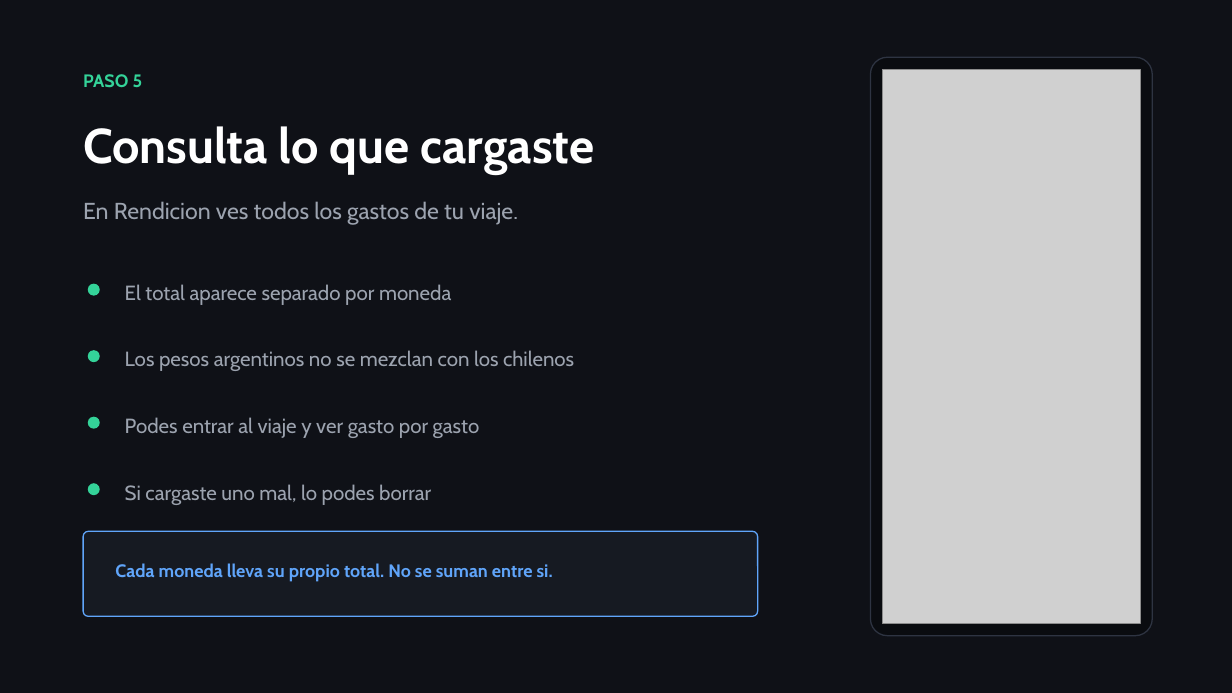
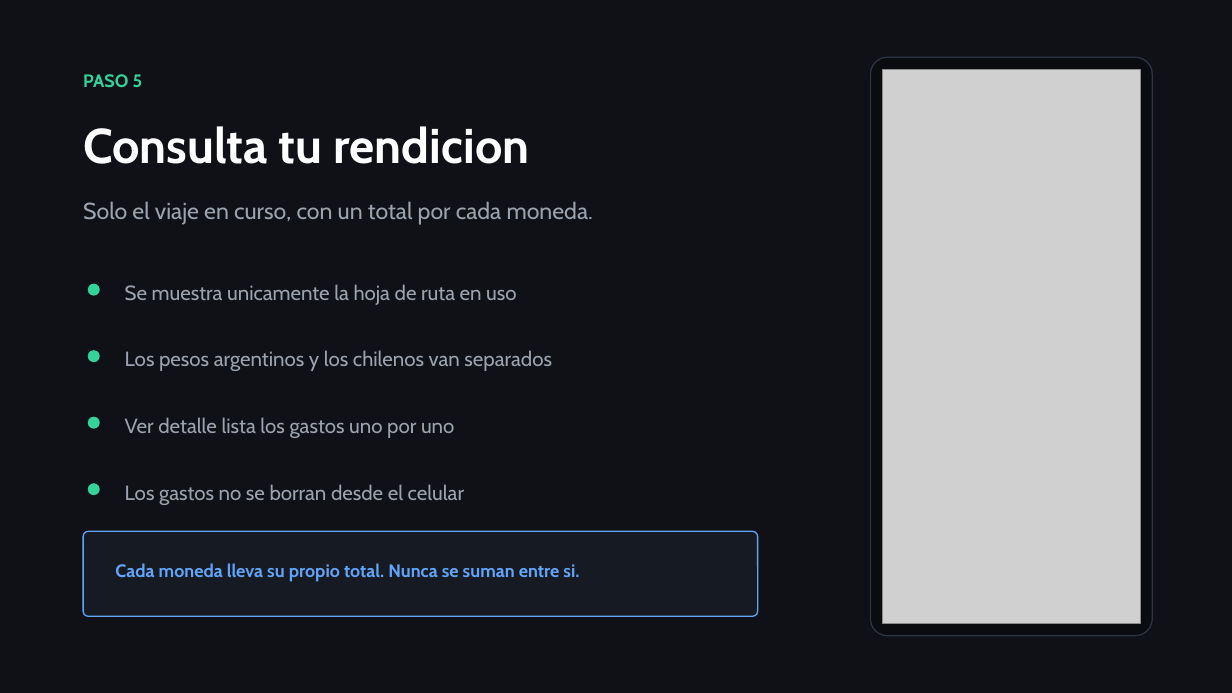
Before and after one commit to Dibiagi-I-D/Automatizacion-liquidacion-de-viajes, a slide deck: slide 8 of Gastos_Logistica_Capacitacion.pptx (slide 7 before the commit). Drawn at 1232x693 pixels with LibreOffice and Linux fonts; fonts in the diff are those of the drawing; grey boxes stand for pictures. Boxes give left, top, right and bottom in pixels: in the first picture for what was removed or moved away, otherwise in the second. Text is boxed around its words. In the diff, an @@ line names an element or a change of style, - is before the commit and + after.

```diff
--- a/Gastos_Logistica_Capacitacion.pptx
+++ b/Gastos_Logistica_Capacitacion.pptx
@@ text at (83, 126, 530, 164): text changed @@
-Consulta lo que cargaste
+Consulta tu rendicion
@@ text at (83, 201, 593, 225): text changed @@
-En Rendicion ves todos los gastos de tu viaje.
+Solo el viaje en curso, con un total por cada moneda.
@@ text at (125, 284, 516, 305): text changed @@
-El total aparece separado por moneda
+Se muestra unicamente la hoja de ruta en uso
@@ text at (125, 350, 552, 371): text changed @@
-Los pesos argentinos no se mezclan con los chilenos
+Los pesos argentinos y los chilenos van separados
@@ text at (125, 417, 454, 438): text changed @@
-Podes entrar al viaje y ver gasto por gasto
+Ver detalle lista los gastos uno por uno
@@ text at (125, 484, 464, 505): text changed @@
-Si cargaste uno mal, lo podes borrar
+Los gastos no se borran desde el celular
@@ text at (115, 563, 579, 582): text changed @@
-Cada moneda lleva su propio total. No se suman entre si.
+Cada moneda lleva su propio total. Nunca se suman entre si.
```
Also in this commit, not shown: 5 other slides changed, 7 slides added, 5 other files.
